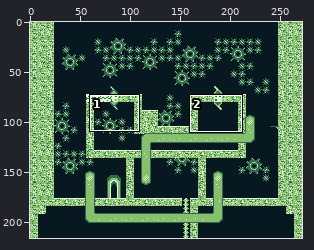
A pixel-art file gets an edit: assets/backgrounds/area01-03.aseprite. The first picture is a wide view before the edit; the outline marks the close-up.
Close-up. As it was:
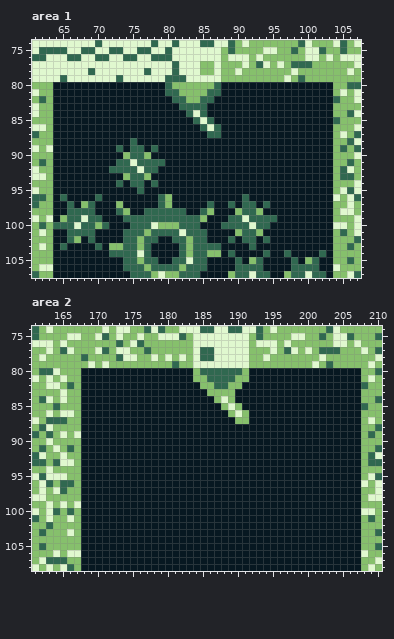
272x216 pixels, 1 frame. Shown: area 1: x 61..107, y 74..107; area 2: x 161..210, y 74..108.
New version:
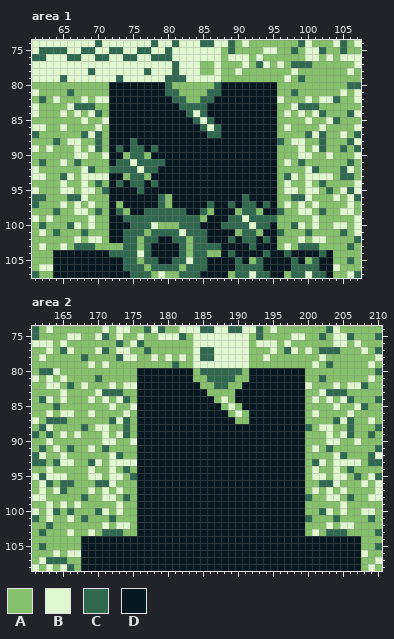
Palette (. is transparent): A #86c06c  B #e0f8cf  C #306850  D #071821
What changed:
Changed rows in their new state; - is an unchanged pixel.
Area 1, layer "platforms":
first column x 64:
 80 AAAAAAAA------------------------AAAAAAAA
 81 AACAAAAA------------------------AACAAAAA
 82 BAAABABB------------------------BAAABABB
 83 AABCCCAA------------------------AABCCCAA
 84 ABABABCA------------------------ABABABCA
 85 AAAABAAB------------------------AAAABAAB
 86 ABAAAABA------------------------ABAAAABA
 87 AAAACBCA------------------------AAAACBCA
 88 CABBAACA------------------------CABBAACA
 89 AAABABCA------------------------AAABABCA
 90 AAABBAAB------------------------AAABBAAB
 91 ABACAAAA------------------------ABACAAAA
 92 AAAABCAA------------------------AAAABCAA
 93 ACBABBBB------------------------ACBABBBB
 94 ABAABACA------------------------ABAABACA
 95 ABBABBAC------------------------ABBABBAC
 96 AACCBAAA------------------------AACCBAAA
 97 ABAB-BAA------------------------ABABABAA
 98 CAABBACA------------------------CAABBACA
 99 A-AAABAA------------------------AAAAABAA
100 AA--AB-A------------------------AACBABAA
101 CAAA-AAA------------------------CAAACAAA
102 AAABABBA------------------------AAABABBA
103 ABACCCAA------------------------ABACCCAA
Area 2, layer "platforms":
first column x 168:
 80 AAAAAAAA------------------------AAAAAAAA
 81 AACAAAAA------------------------AACAAAAA
 82 BAAABABB------------------------BAAABABB
 83 AABCCCAA------------------------AABCCCAA
 84 ABABABCA------------------------ABABABCA
 85 AAAABAAB------------------------AAAABAAB
 86 ABAAAABA------------------------ABAAAABA
 87 AAAACBCA------------------------AAAACBCA
 88 CABBAACA------------------------CABBAACA
 89 AAABABCA------------------------AAABABCA
 90 AAABBAAB------------------------AAABBAAB
 91 ABACAAAA------------------------ABACAAAA
 92 AAAABCAA------------------------AAAABCAA
 93 ACBABBBB------------------------ACBABBBB
 94 ABAABACA------------------------ABAABACA
 95 ABBABBAC------------------------ABBABBAC
 96 AACCBAAA------------------------AACCBAAA
 97 ABABABAA------------------------ABABABAA
 98 CAABBACA------------------------CAABBACA
 99 AAAAABAA------------------------AAAAABAA
100 AACBABAA------------------------AACBABAA
101 CAAACAAA------------------------CAAACAAA
102 AAABABBA------------------------AAABABBA
103 ABACCCAA------------------------ABACCCAA
